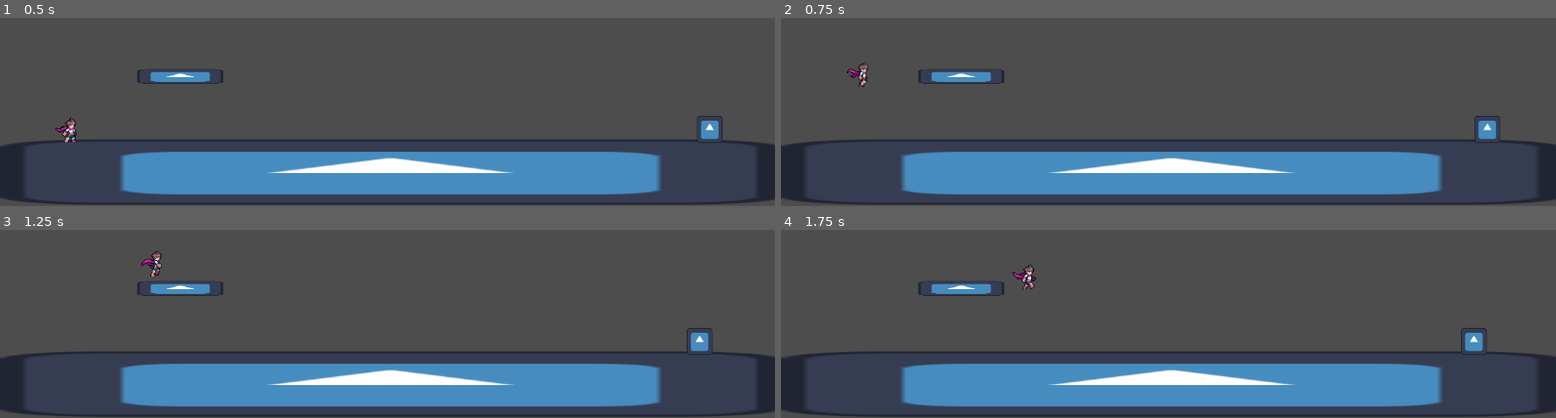
Above: before the commit, frames 1-4 (two rows, left to right).
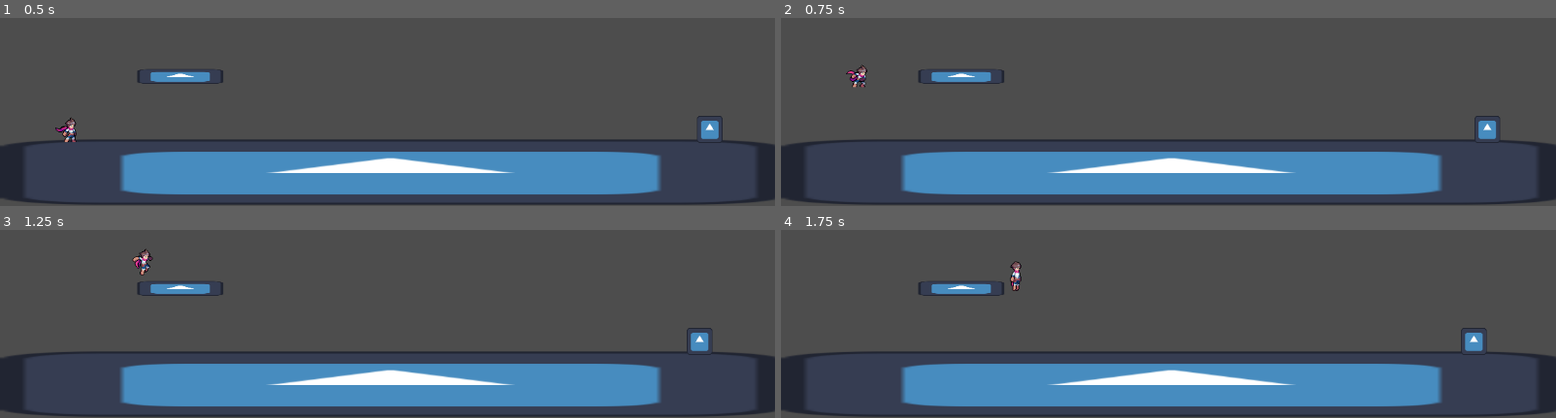
Above: after the commit, the same moments.

Repository: Night-22/projeto_gg
Game: Godot game, scene res://cenas_tscn/node_2d.tscn
Two runs of this game, one before a commit and one after it. Both use one fixed random seed, a clock stepped at 60 frames per second and the inputs below. The engine's default icon, where the game draws it, is replaced by a stand-in: a white triangle on a blue panel in a dark square.
Inputs:
- Up to frame 1 (0.5 s): no input
- Up to frame 2 (0.75 s): hold D (direita) from 0.53 s (still down); hold Space (pulo) from 0.53 s (still down)
- Up to frame 3 (1.25 s): keep holding D (direita); keep holding Space (pulo)
- Up to frame 4 (1.75 s): keep holding D (direita); release Space (pulo) at 1.28 s; tap Space (pulo) at 1.35, 1.52 s

Frame 1 is identical in both runs. In frame 2, 0.2% of the frame differs, in the area x 8-12%, y 23-38%; in frame 3, 0.3%, in the area x 17-21%, y 9-25%; in frame 4, 0.3%.

Commit message:
movimentação finalizada
coloquei o coyote time e fiz a state machine

Diff:
--- a/cenas_tscn/player.tscn
+++ b/cenas_tscn/player.tscn
@@ -230,7 +230,8 @@
 debug_color = Color(0.991069, 0, 0.27625036, 0.41960785)
 
 [node name="coyoteTimer" type="Timer" parent="." unique_id=87459967]
-wait_time = 0.067
+wait_time = 0.15
+one_shot = true
 
 [connection signal="body_entered" from="hurtBox" to="." method="_on_hurt_box_body_entered"]
 [connection signal="timeout" from="coyoteTimer" to="." method="_on_coyote_timer_timeout"]
--- a/scripts_gd/player.gd
+++ b/scripts_gd/player.gd
@@ -1,9 +1,20 @@
 extends CharacterBody2D
 
+enum State {
+	IDLE,
+	WALK,
+	JUMP,
+	ATTACK,
+	FALL,
+	DEAD
+}
+
+var current_state = State.IDLE
+
 var Life = 3
 
 @export var max_speed = 300.0
-@export var acceleration = 3.0
+@export var acceleration = 2.5
 @export var friction = 6.7
 
 @onready var anim: AnimatedSprite2D = $AnimatedSprite2D
@@ -13,50 +24,186 @@
 
 var speed: float = 300.0
 var jump_velocity = -500.0
-var jump_count = 0
+var last_direction = 1
 
 func _physics_process(delta: float) -> void:
 
+	if Life <= 0:
+		current_state = State.DEAD
+
+	match current_state:
+
+		State.IDLE:
+			state_idle(delta)
+			anim.play("idle")
+
+		State.WALK:
+			state_walk(delta)
+			anim.play("walk")
+
+		State.JUMP:
+			state_jump(delta)
+			anim.play("jump")
+
+		State.ATTACK:
+			pass
+
+		State.FALL:
+			state_fall(delta)
+
+		State.DEAD:
+			state_dead()
+
+	move_and_slide()
+
+
+func state_idle(delta):
+	if last_direction < 0:
+		anim.flip_h = true
+	else:
+		anim.flip_h = false
+
+
+	velocity.x = lerp(
+		velocity.x,
+		0.0,
+		delta * friction
+	)
+
+
+
+	if Input.is_action_just_pressed("pulo"):
+		jump()
+		return
+
+	var direction := Input.get_action_strength("direita") - Input.get_action_strength("esquerda")
+
+
+	if direction != 0:
+		current_state = State.WALK
+		return
+
+	if !is_on_floor():
+		start_coyote()
+		current_state = State.FALL
+
+
+func state_walk(delta):
+	var direction := Input.get_action_strength("direita") - Input.get_action_strength("esquerda")
+
+	if last_direction < 0:
+		anim.flip_h = true
+	else:
+		anim.flip_h = false
+
+
+
+	if direction != 0:
+		last_direction = direction
+
+	velocity.x = lerp(
+		velocity.x,
+		direction * speed,
+		delta * acceleration
+	)
+
+	if Input.is_action_just_pressed("pulo"):
+		jump()
+		return
+
+	if direction == 0:
+		current_state = State.IDLE
+		return
+
+	if !is_on_floor():
+		start_coyote()
+		current_state = State.FALL
+
+
+func state_jump(delta):
+	velocity += get_gravity() * delta
+	var direction := Input.get_action_strength("direita") - Input.get_action_strength("esquerda")
+
+
+	if last_direction < 0:
+		anim.flip_h = true
+	else:
+		anim.flip_h = false
+
+
+	if direction != 0:
+		last_direction = direction
+
+	velocity.x = lerp(
+		velocity.x,
+		direction * speed,
+		delta * acceleration
+	)
+
 	var jump_force = Input.get_action_strength("pulo")
 
+	if velocity.y < 0:
+		if Input.is_action_just_released("pulo"):
+			velocity.y *= jump_force
+
+	if velocity.y >= 0:
+		current_state = State.FALL
+
+
+func state_fall(delta):
+	velocity += get_gravity() * delta
+	var direction := Input.get_action_strength("direita") - Input.get_action_strength("esquerda")
+
+	if last_direction < 0:
+		anim.flip_h = true
+	else:
+		anim.flip_h = false
+
+
+	if direction != 0:
+		last_direction = direction
+
+	velocity.x = lerp(
+		velocity.x,
+		direction * speed,
+		delta * acceleration
+	)
+
+
+	if Input.is_action_just_pressed("pulo") and coyote_time_activated:
+		jump()
+		return
+
 	if is_on_floor():
-		jump_count = 0
 		coyote_time_activated = false
-
-	if not is_on_floor():
+		coyote_timer.stop()
+
+		if direction == 0:
+			current_state = State.IDLE
+		else:
+			current_state = State.WALK
+
+
+func state_dead():
+	die()
+
+
+func jump():
+	velocity.y = jump_velocity
+	coyote_time_activated = false
+	coyote_timer.stop()
+	current_state = State.JUMP
+
+
+func start_coyote():
+	if coyote_timer.is_stopped():
 		coyote_time_activated = true
 		coyote_timer.start()
-		velocity += get_gravity() * delta
-
-	if Input.is_action_just_pressed("pulo") and (is_on_floor() or coyote_time_activated):
-		if jump_count < 1:
-			velocity.y = jump_velocity
-			jump_count += 1
-		else:
-			return
-
-	elif velocity.y < 0.0:
-		if Input.is_action_just_released("pulo"):
-			velocity.y = velocity.y * jump_force
-
-	var direction := Input.get_action_strength("direita") - Input.get_action_strength("esquerda")
-
-	var velocity_weight = delta * (acceleration if direction else friction)
-
-	if direction != 0:
-		velocity.x = lerp(velocity.x, direction * speed, velocity_weight)
-		$AnimatedSprite2D.play("walk")
-		$AnimatedSprite2D.flip_h = direction < 0
-	else:
-		velocity.x = lerp(velocity.x, 0.0, velocity_weight)
-		$AnimatedSprite2D.play("idle")
-	move_and_slide()
-
-	if Life <= 0 :
-		die()
+
 
 func die():
 	queue_free()
+
 
 func _on_hurt_box_body_entered(body: Node2D) -> void:
 	if body.is_in_group("Inimigo"):
@@ -64,6 +211,5 @@
 		print(Life)
 
 
-
 func _on_coyote_timer_timeout() -> void:
 	coyote_time_activated = false
